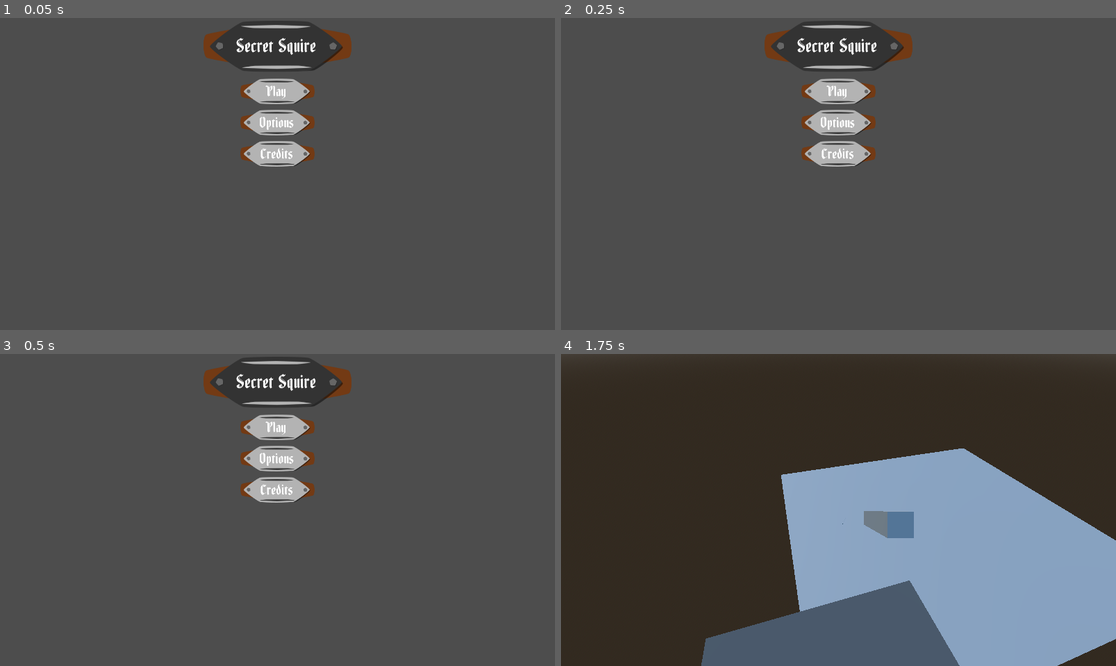
Above: before the commit, frames 1-4 (two rows, left to right).
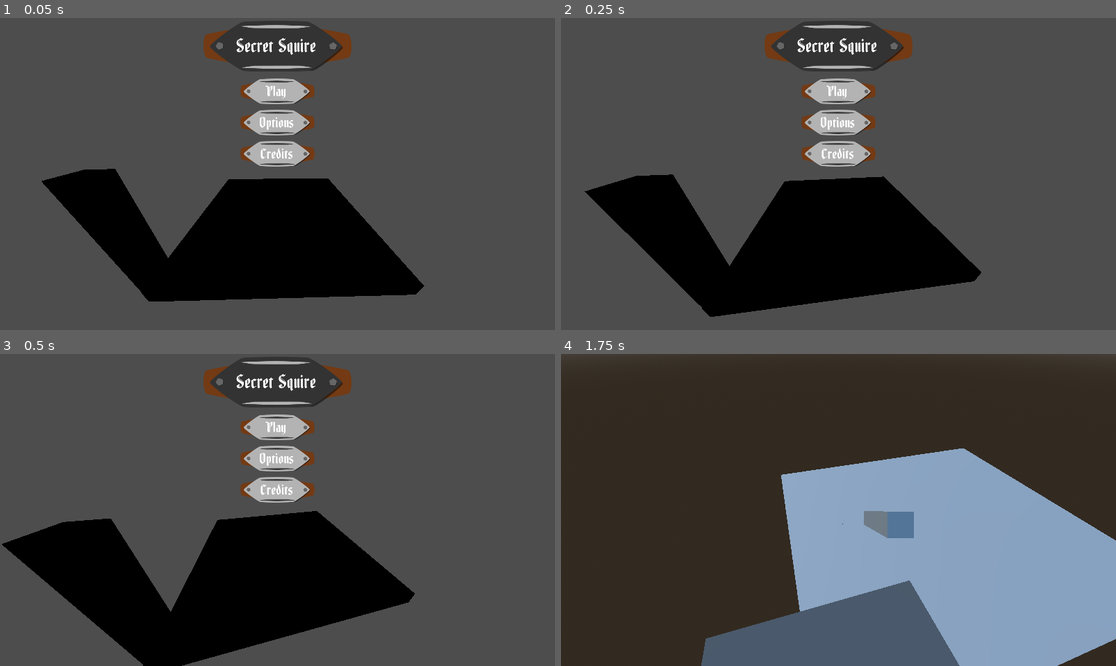
Above: after the commit, the same moments.

Repository: CodeyWinslow/brackeys_2025_1
Game: Godot game, scene res://scenes/start_scene.tscn
Two runs of this game, one before a commit and one after it. Both use one fixed random seed, a clock stepped at 60 frames per second and the inputs below. Before the commit the project starts from res://scenes/GUI/main_menu.tscn.
Inputs (mouse positions are in pixels of both pictures, inside the frame that each line leads up to):
- Up to frame 1 (0.05 s): no input
- Up to frame 2 (0.25 s): no input
- Up to frame 3 (0.5 s): no input
- Up to frame 4 (1.75 s): click "Play" at 0.5 s; tap Enter at 1.25 s; move the mouse to (866, 510) at 1.27 s; press the mouse at (866, 510) at 1.28 s; hold Up from 1.28 s (still down)

The runs differ from the first frame. In frame 1, 18% of the frame differs, in the area x 7-77%, y 2-91%; in frame 2, 19%; in frame 3, 21%, in the area x 0-75%, y 2-100%; in frame 4, nothing differs.

Commit message:
castle rotation go brrr

Diff:
--- /dev/null
+++ b/godot/brackeyssnipergame/prefabs/temp_castle.tscn
@@ -0,0 +1,17 @@
+[gd_scene load_steps=2 format=3 uid="uid://cwbou5otgers8"]
+
+[sub_resource type="StandardMaterial3D" id="StandardMaterial3D_mu487"]
+albedo_color = Color(0.295867, 0.295866, 0.295866, 1)
+
+[node name="TempCastle" type="Node3D"]
+
+[node name="CSGBox3D" type="CSGBox3D" parent="."]
+transform = Transform3D(1, 0, 0, 0, 1, 0, 0, 0, 1, 0, -0.249512, 0)
+use_collision = true
+size = Vector3(7.93555, 0.500977, 6.92871)
+
+[node name="CSGBox3D2" type="CSGBox3D" parent="."]
+transform = Transform3D(1, 0, 0, 0, 1, 0, 0, 0, 1, -3.67669, 1.72684, 3.20924)
+use_collision = true
+size = Vector3(0.568359, 3.46631, 0.494141)
+material = SubResource("StandardMaterial3D_mu487")
--- a/godot/brackeyssnipergame/project.godot
+++ b/godot/brackeyssnipergame/project.godot
@@ -11,7 +11,7 @@
 [application]
 
 config/name="BrackeysSniperGame"
-run/main_scene="res://scenes/GUI/main_menu.tscn"
+run/main_scene="res://scenes/start_scene.tscn"
 config/features=PackedStringArray("4.3", "GL Compatibility")
 config/icon="res://assets/textures/icon.svg"
 
--- a/godot/brackeyssnipergame/scenes/stages/wedding_stage.tscn
+++ b/godot/brackeyssnipergame/scenes/stages/wedding_stage.tscn
@@ -1,13 +1,11 @@
 [gd_scene load_steps=11 format=3 uid="uid://bxi3joe7riqat"]
 
 [ext_resource type="PackedScene" uid="uid://c8ak1ey0sgq60" path="res://prefabs/player.tscn" id="1_cebmv"]
+[ext_resource type="PackedScene" uid="uid://cwbou5otgers8" path="res://prefabs/temp_castle.tscn" id="1_cspny"]
 [ext_resource type="Script" path="res://scripts/gameplay/gameplay_director.gd" id="2_vvwnj"]
 [ext_resource type="Script" path="res://scripts/gameplay/incident_system.gd" id="3_hpjq5"]
 [ext_resource type="Script" path="res://scripts/gameplay/chaos_system.gd" id="3_j7k0g"]
 [ext_resource type="Script" path="res://scripts/resources/res_chaos_config.gd" id="4_6cog3"]
-
-[sub_resource type="StandardMaterial3D" id="StandardMaterial3D_hoyb3"]
-albedo_color = Color(0.295867, 0.295866, 0.295866, 1)
 
 [sub_resource type="Resource" id="Resource_pv35o"]
 script = ExtResource("4_6cog3")
@@ -29,18 +27,7 @@
 
 [node name="WeddingStage" type="Node3D"]
 
-[node name="Geo" type="Node3D" parent="."]
-
-[node name="CSGBox3D" type="CSGBox3D" parent="Geo"]
-transform = Transform3D(1, 0, 0, 0, 1, 0, 0, 0, 1, 0, -0.249512, 0)
-use_collision = true
-size = Vector3(7.93555, 0.500977, 6.92871)
-
-[node name="CSGBox3D2" type="CSGBox3D" parent="Geo"]
-transform = Transform3D(1, 0, 0, 0, 1, 0, 0, 0, 1, -3.67669, 1.72684, 3.20924)
-use_collision = true
-size = Vector3(0.568359, 3.46631, 0.494141)
-material = SubResource("StandardMaterial3D_hoyb3")
+[node name="TempCastle" parent="." instance=ExtResource("1_cspny")]
 
 [node name="Lighting" type="Node3D" parent="."]
 
--- /dev/null
+++ b/godot/brackeyssnipergame/scenes/start_scene.gd
@@ -0,0 +1,7 @@
+extends Node3D
+
+@export var castle_asset: Node3D
+@export var rotation_speed: float = 0.4
+
+func _process(delta: float) -> void:
+	castle_asset.rotate_object_local(Vector3.UP, rotation_speed * delta)
--- /dev/null
+++ b/godot/brackeyssnipergame/scenes/start_scene.tscn
@@ -0,0 +1,17 @@
+[gd_scene load_steps=4 format=3 uid="uid://cotilti8uvxif"]
+
+[ext_resource type="PackedScene" uid="uid://bt3cr534gm5ah" path="res://scenes/GUI/main_menu.tscn" id="1_is85g"]
+[ext_resource type="Script" path="res://scenes/start_scene.gd" id="1_nddwb"]
+[ext_resource type="PackedScene" uid="uid://cwbou5otgers8" path="res://prefabs/temp_castle.tscn" id="2_relrn"]
+
+[node name="StartScene" type="Node3D" node_paths=PackedStringArray("castle_asset")]
+script = ExtResource("1_nddwb")
+castle_asset = NodePath("TempCastle")
+
+[node name="Shell" parent="." instance=ExtResource("1_is85g")]
+
+[node name="TempCastle" parent="." instance=ExtResource("2_relrn")]
+
+[node name="Camera3D" type="Camera3D" parent="."]
+transform = Transform3D(1, 0, 0, 0, 0.911022, 0.412357, 0, -0.412357, 0.911022, -0.159707, 4.35392, 5.23787)
+fov = 104.063
